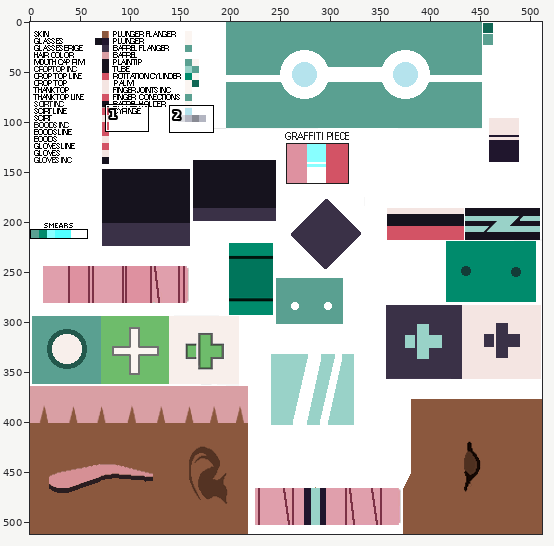
Two states of a sprite sheet, Toxic Crown/Workfiles/grafNurse2Tex.png. Above, an overview of the earlier version with the close-up marked.
Close-up. Before the commit:
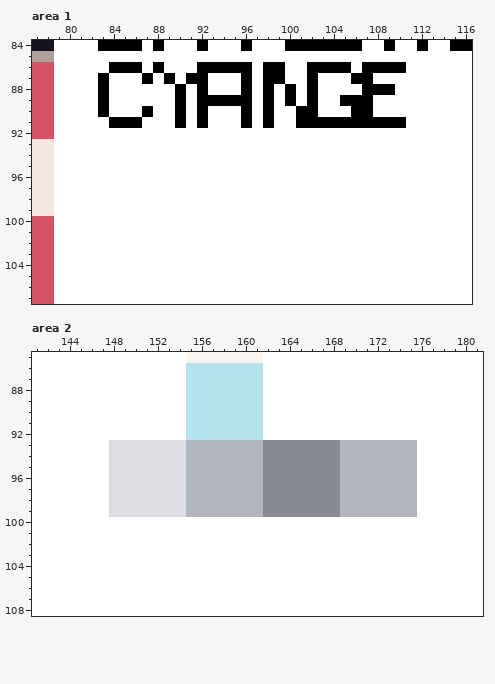
The file is 512x512 pixels. Colours within 5 levels of each other are drawn and written as one. Shown: area 1: x 77..116, y 84..107; area 2: x 141..181, y 85..108.
Now the later version:
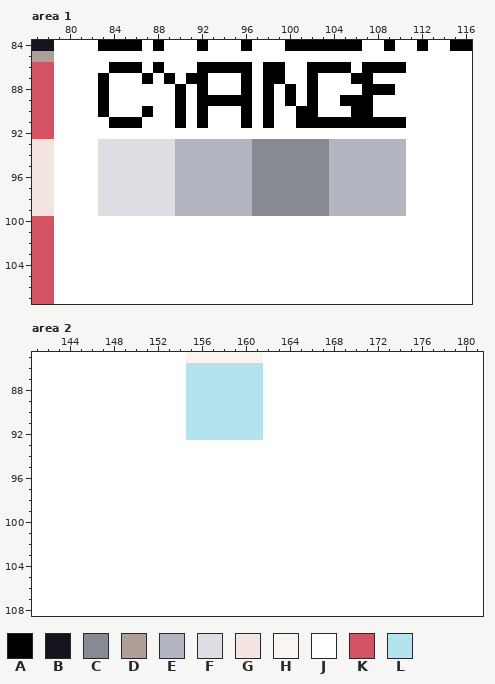
Palette (. is transparent): A #000000  B #16131e  C #888a93  D #b09e99  E #b3b5c1  F #dddee3  G #f4e5e2  H #fbf5f1  J #ffffff  K #d35365  L #b5e3ed
The exact change:
--- area 1
@@ x 77..116 @@
  92 KKJJJJJJJJJJJJJJJJJJJJJJJJJJJJJJJJJJJJJJ
- 93 GGJJJJJJJJJJJJJJJJJJJJJJJJJJJJJJJJJJJJJJ
- 94 GGJJJJJJJJJJJJJJJJJJJJJJJJJJJJJJJJJJJJJJ
- 95 GGJJJJJJJJJJJJJJJJJJJJJJJJJJJJJJJJJJJJJJ
- 96 GGJJJJJJJJJJJJJJJJJJJJJJJJJJJJJJJJJJJJJJ
- 97 GGJJJJJJJJJJJJJJJJJJJJJJJJJJJJJJJJJJJJJJ
- 98 GGJJJJJJJJJJJJJJJJJJJJJJJJJJJJJJJJJJJJJJ
- 99 GGJJJJJJJJJJJJJJJJJJJJJJJJJJJJJJJJJJJJJJ
+ 93 GGJJJJFFFFFFFEEEEEEECCCCCCCEEEEEEEJJJJJJ
+ 94 GGJJJJFFFFFFFEEEEEEECCCCCCCEEEEEEEJJJJJJ
+ 95 GGJJJJFFFFFFFEEEEEEECCCCCCCEEEEEEEJJJJJJ
+ 96 GGJJJJFFFFFFFEEEEEEECCCCCCCEEEEEEEJJJJJJ
+ 97 GGJJJJFFFFFFFEEEEEEECCCCCCCEEEEEEEJJJJJJ
+ 98 GGJJJJFFFFFFFEEEEEEECCCCCCCEEEEEEEJJJJJJ
+ 99 GGJJJJFFFFFFFEEEEEEECCCCCCCEEEEEEEJJJJJJ
 100 KKJJJJJJJJJJJJJJJJJJJJJJJJJJJJJJJJJJJJJJ
--- area 2
@@ x 141..181 @@
  92 JJJJJJJJJJJJJJLLLLLLLJJJJJJJJJJJJJJJJJJJJ
- 93 JJJJJJJFFFFFFFEEEEEEECCCCCCCEEEEEEEJJJJJJ
- 94 JJJJJJJFFFFFFFEEEEEEECCCCCCCEEEEEEEJJJJJJ
- 95 JJJJJJJFFFFFFFEEEEEEECCCCCCCEEEEEEEJJJJJJ
- 96 JJJJJJJFFFFFFFEEEEEEECCCCCCCEEEEEEEJJJJJJ
- 97 JJJJJJJFFFFFFFEEEEEEECCCCCCCEEEEEEEJJJJJJ
- 98 JJJJJJJFFFFFFFEEEEEEECCCCCCCEEEEEEEJJJJJJ
- 99 JJJJJJJFFFFFFFEEEEEEECCCCCCCEEEEEEEJJJJJJ
+ 93 JJJJJJJJJJJJJJJJJJJJJJJJJJJJJJJJJJJJJJJJJ
+ 94 JJJJJJJJJJJJJJJJJJJJJJJJJJJJJJJJJJJJJJJJJ
+ 95 JJJJJJJJJJJJJJJJJJJJJJJJJJJJJJJJJJJJJJJJJ
+ 96 JJJJJJJJJJJJJJJJJJJJJJJJJJJJJJJJJJJJJJJJJ
+ 97 JJJJJJJJJJJJJJJJJJJJJJJJJJJJJJJJJJJJJJJJJ
+ 98 JJJJJJJJJJJJJJJJJJJJJJJJJJJJJJJJJJJJJJJJJ
+ 99 JJJJJJJJJJJJJJJJJJJJJJJJJJJJJJJJJJJJJJJJJ
 100 JJJJJJJJJJJJJJJJJJJJJJJJJJJJJJJJJJJJJJJJJ
Boxes around the changes in both close-ups, in picture pixels (x1, y1, x2, y2):
changed: (98, 139, 406, 216)
changed: (109, 440, 417, 517)
